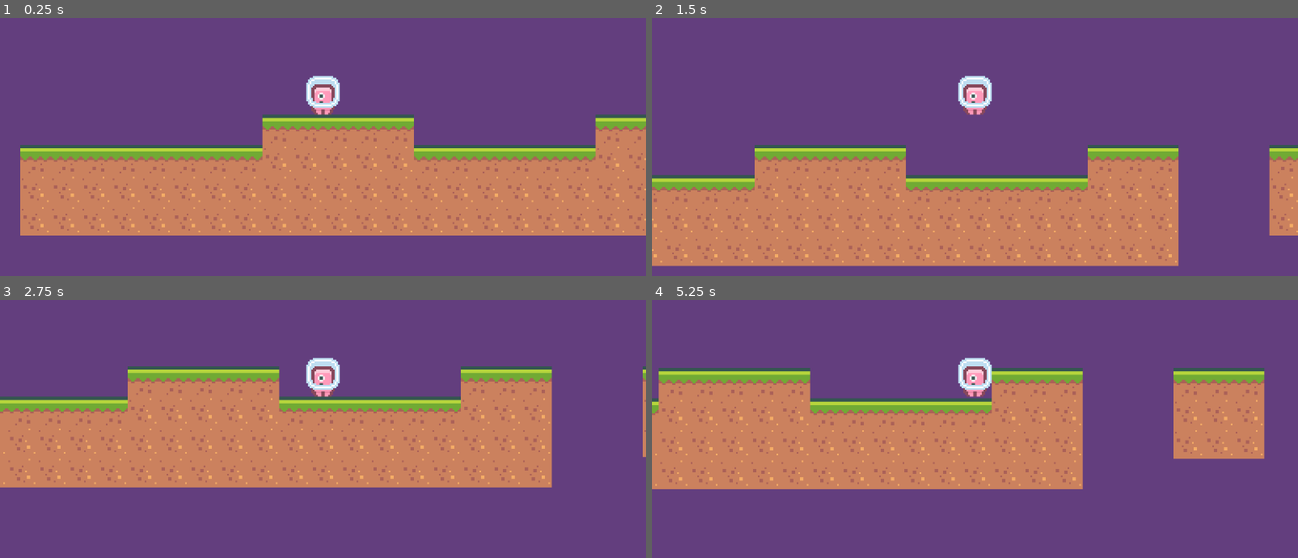
Above: before the commit, frames 1-4 (two rows, left to right).
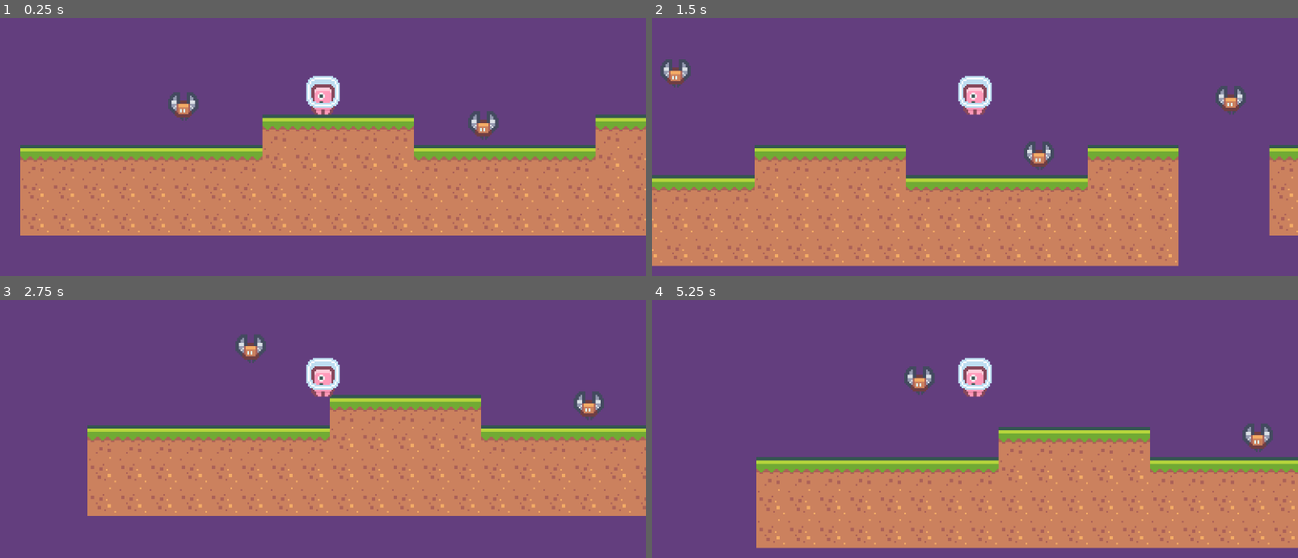
Above: after the commit, the same moments.

Repository: RaspberryProgramming/GodotPortfolio
Game: Godot game, scene res://Level1.tscn
Same seed, same stepped clock (60 frames per second), same inputs: the game is played once before the commit and once after it.
Inputs:
- Up to frame 1 (0.25 s): no input
- Up to frame 2 (1.5 s): hold Right from 0.53 s (still down); tap Space at 0.77 s
- Up to frame 3 (2.75 s): tap Space at 1.52 s; release Right at 2.03 s; hold Left from 2.03 s (still down)
- Up to frame 4 (5.25 s): release Left at 2.78 s; hold Right 2.78-4.28 s; tap Space at 3.02, 3.77, 4.52 s; hold Left 4.28-5.03 s; hold Right from 5.03 s (still down)

The runs differ from the first frame. In frame 1, 0.7% of the frame differs, in the area x 26-78%, y 28-48%; in frame 2, 1.1%; in frame 3, 34%; in frame 4, 53%, in the area x 0-100%, y 25-97%.

Commit message:
Lesson 9 - Adding Enemies to the scene

Diff:
--- /dev/null
+++ b/Courses/Godot 4 2D Platformer/Enemy.gd
@@ -0,0 +1,28 @@
+extends Area2D
+
+@export var move_speed : float = 30.0
+@export var move_dir: Vector2
+
+var start_pos : Vector2
+var target_pos : Vector2
+
+# Called when the node enters the scene tree for the first time.
+func _ready():
+  start_pos = global_position
+  target_pos = start_pos + move_dir
+
+
+# Called every frame. 'delta' is the elapsed time since the previous frame.
+func _process(delta):
+  global_position = global_position.move_toward(target_pos, move_speed*delta)
+
+  if global_position == target_pos:
+    if global_position == start_pos:
+      target_pos = start_pos + move_dir
+    else:
+      target_pos = start_pos
+
+
+func _on_body_entered(body):
+  if body.is_in_group("Player"):
+    body.game_over()
--- /dev/null
+++ b/Courses/Godot 4 2D Platformer/Enemy.tscn
@@ -0,0 +1,39 @@
+[gd_scene load_steps=7 format=3 uid="uid://bsh8chy26bcbl"]
+
+[ext_resource type="Script" path="res://Enemy.gd" id="1_e4kcu"]
+[ext_resource type="Texture2D" uid="uid://dpfw6ck4mow1p" path="res://Sprites/Characters/character_0024.png" id="2_v8347"]
+[ext_resource type="Texture2D" uid="uid://cmuj56kflday4" path="res://Sprites/Characters/character_0025.png" id="3_1saeq"]
+[ext_resource type="Texture2D" uid="uid://b7v77tpl04fsy" path="res://Sprites/Characters/character_0026.png" id="4_gn864"]
+
+[sub_resource type="SpriteFrames" id="SpriteFrames_s4utn"]
+animations = [{
+"frames": [{
+"duration": 1.0,
+"texture": ExtResource("2_v8347")
+}, {
+"duration": 1.0,
+"texture": ExtResource("3_1saeq")
+}, {
+"duration": 1.0,
+"texture": ExtResource("4_gn864")
+}],
+"loop": true,
+"name": &"default",
+"speed": 3.0
+}]
+
+[sub_resource type="CircleShape2D" id="CircleShape2D_v8cps"]
+
+[node name="Enemy" type="Area2D"]
+position = Vector2(58, 0)
+script = ExtResource("1_e4kcu")
+move_dir = Vector2(0, -50)
+
+[node name="AnimatedSprite2D" type="AnimatedSprite2D" parent="."]
+sprite_frames = SubResource("SpriteFrames_s4utn")
+frame_progress = 0.0558307
+
+[node name="CollisionShape2D" type="CollisionShape2D" parent="."]
+shape = SubResource("CircleShape2D_v8cps")
+
+[connection signal="body_entered" from="." to="." method="_on_body_entered"]
--- a/Courses/Godot 4 2D Platformer/Level1.tscn
+++ b/Courses/Godot 4 2D Platformer/Level1.tscn
@@ -1,8 +1,9 @@
-[gd_scene load_steps=7 format=3 uid="uid://bkce7f46s206b"]
+[gd_scene load_steps=8 format=3 uid="uid://bkce7f46s206b"]
 
 [ext_resource type="Texture2D" uid="uid://biwond464pw3f" path="res://Sprites/Tiles/tiles_packed.png" id="1_dvila"]
 [ext_resource type="Texture2D" uid="uid://c3nvqgsbwhv3a" path="res://Sprites/Characters/character_0004.png" id="2_f1qyx"]
 [ext_resource type="Script" path="res://Player.gd" id="2_ydxc4"]
+[ext_resource type="PackedScene" uid="uid://bsh8chy26bcbl" path="res://Enemy.tscn" id="4_ah4oq"]
 
 [sub_resource type="TileSetAtlasSource" id="TileSetAtlasSource_gfham"]
 texture = ExtResource("1_dvila")
@@ -662,7 +663,7 @@
 format = 2
 layer_0/tile_data = PackedInt32Array(196598, 131072, 1, 196599, 131072, 1, 196600, 131072, 1, 196601, 131072, 1, 196602 …(1882 unchanged characters)…
 
-[node name="Player" type="CharacterBody2D" parent="."]
+[node name="Player" type="CharacterBody2D" parent="." groups=["Player"]]
 script = ExtResource("2_ydxc4")
 
 [node name="Camera2D" type="Camera2D" parent="Player"]
@@ -673,3 +674,13 @@
 
 [node name="CollisionShape2D" type="CollisionShape2D" parent="Player"]
 shape = SubResource("CapsuleShape2D_yyfp8")
+
+[node name="Enemy" parent="." instance=ExtResource("4_ah4oq")]
+position = Vector2(88, 24)
+move_dir = Vector2(50, 0)
+
+[node name="Enemy2" parent="." instance=ExtResource("4_ah4oq")]
+position = Vector2(-83, 20)
+
+[node name="Enemy3" parent="." instance=ExtResource("4_ah4oq")]
+position = Vector2(247, 36)
